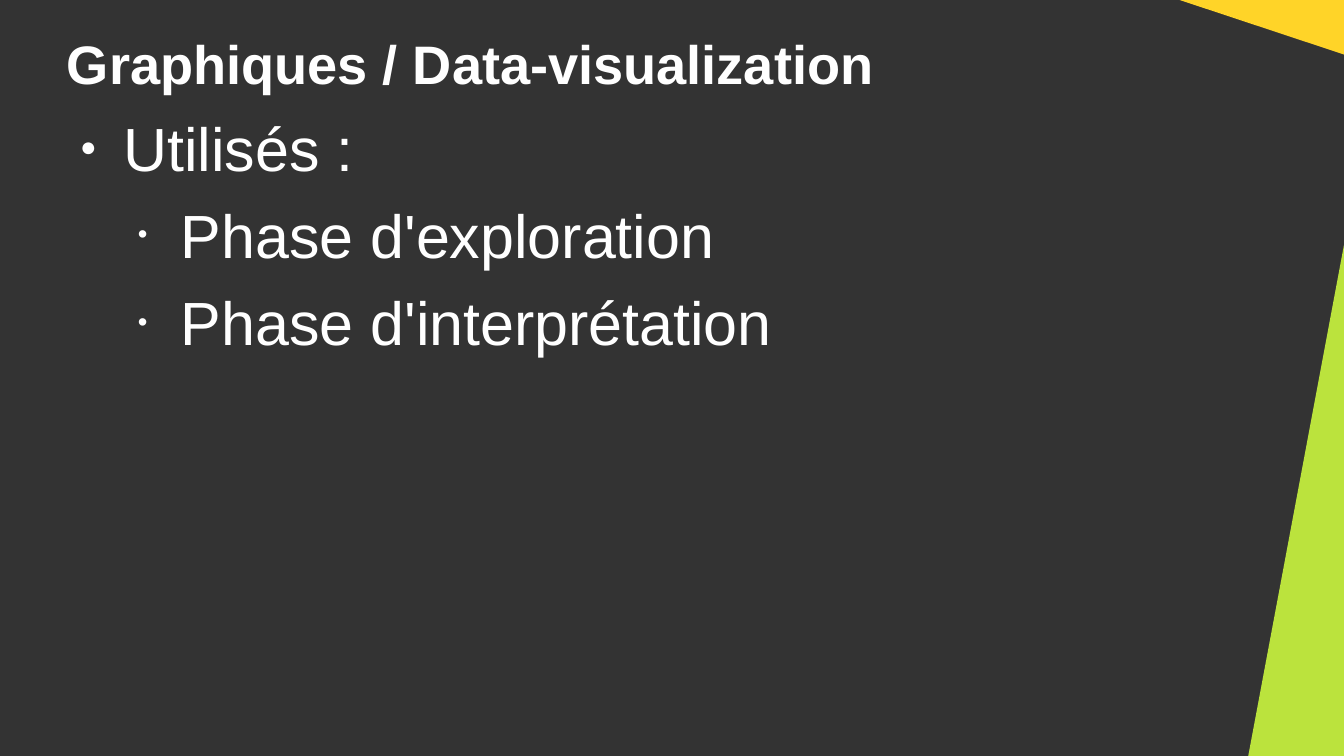
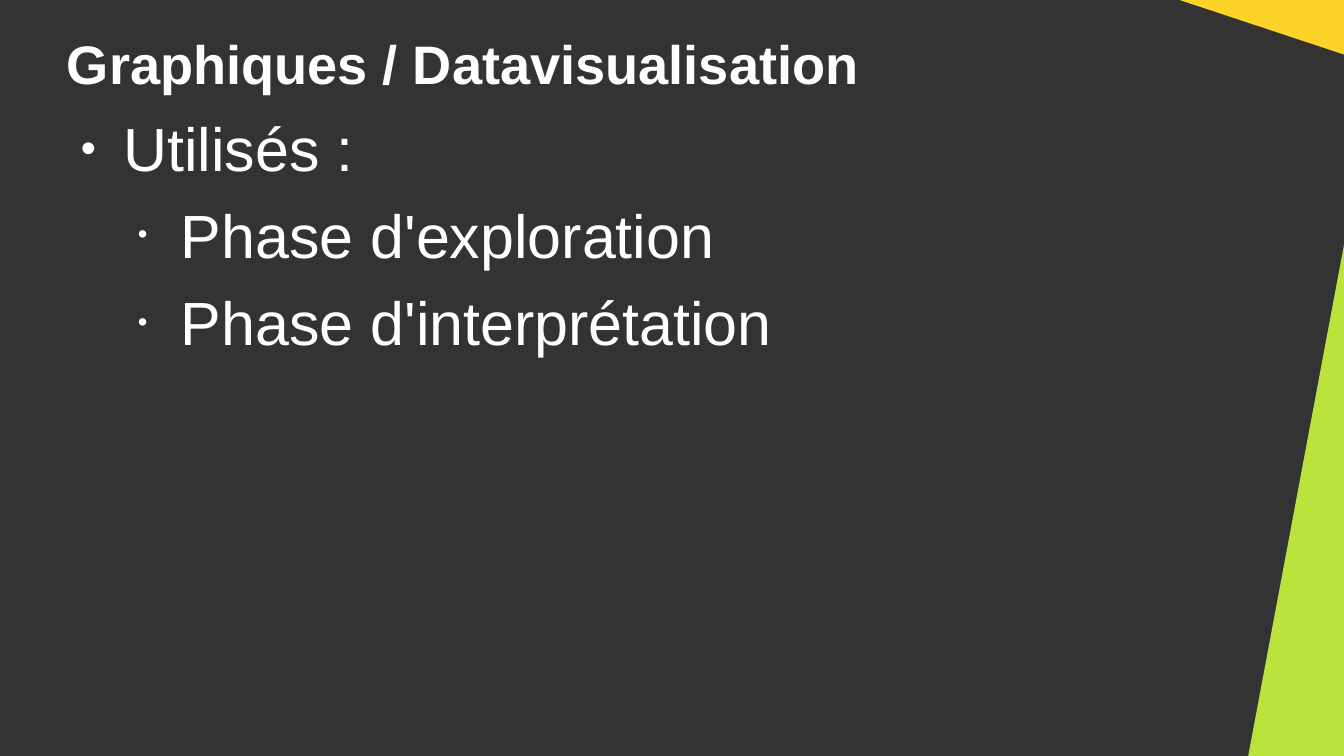
Before and after one commit to DanYellow/cours, a slide deck: slide 4 of big-data-s4/travaux-pratiques/numero-7/presentation.odp. Drawn at 1344x756 pixels with LibreOffice and Linux fonts; fonts in the diff are those of the drawing. Boxes give left, top, right and bottom in pixels: in the first picture for what was removed or moved away, otherwise in the second. Text is boxed around its words. In the diff, an @@ line names an element or a change of style, - is before the commit and + after.

Commit message:
Add tp4@data-journalisme

```diff
--- a/big-data-s4/travaux-pratiques/numero-7/presentation.odp
+++ b/big-data-s4/travaux-pratiques/numero-7/presentation.odp
@@ title at (67, 44, 859, 93): text changed @@
-Graphiques / Data-visualization
+Graphiques / Datavisualisation
```
Also in this commit, not shown: 5 other slides changed, 1 slide removed, 10 other files.
